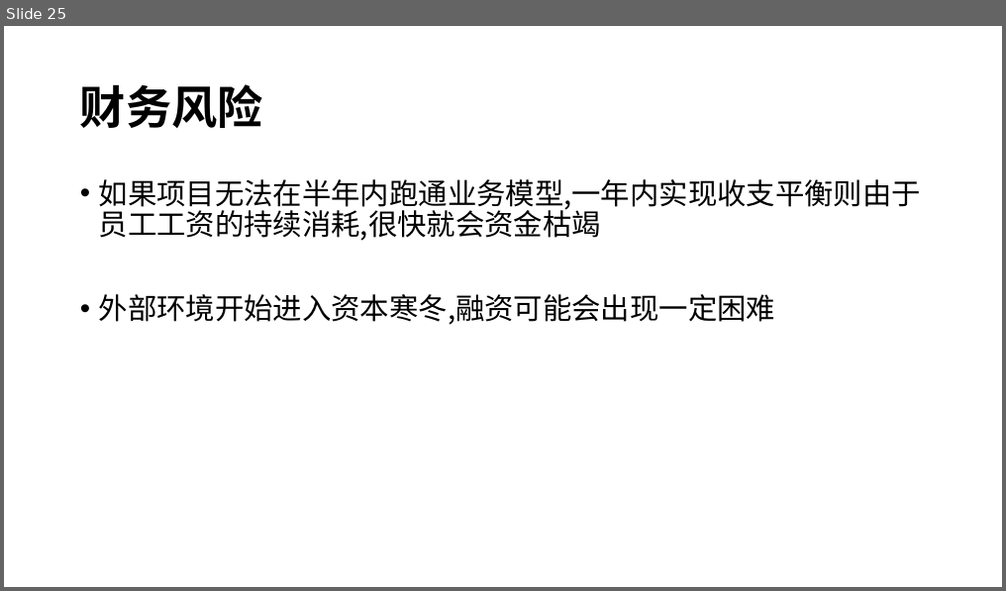
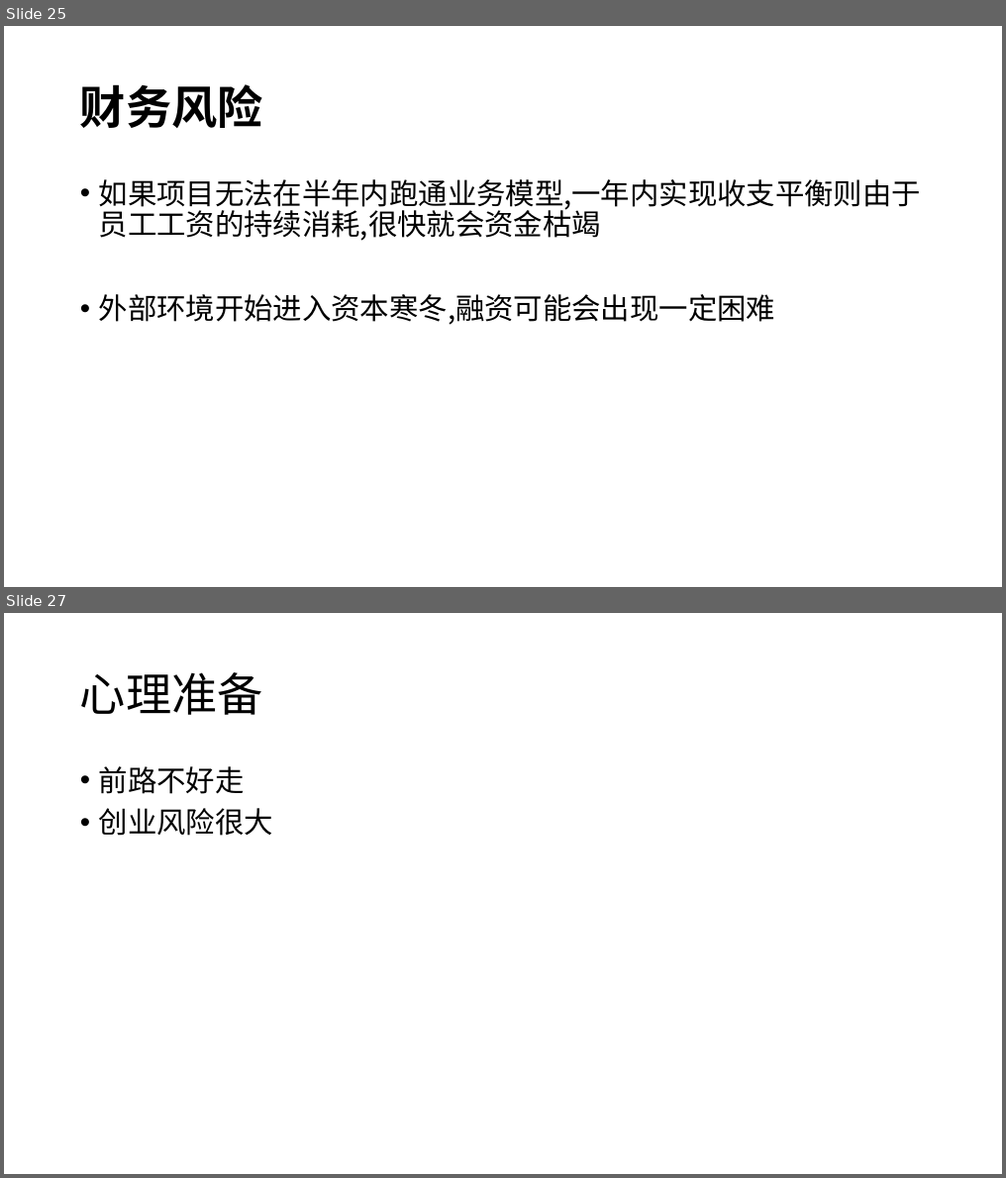
Before and after one commit to awanglilong/awanglilong.github.io, a slide deck: _posts/商业需求.pptx. Shown one above the other, each under a label of ours: slide 25 before the commit, slides 25 and 27 after it; the slides between them are not shown. The pictures are 1006x591 and 1006x1178 pixels, drawn with LibreOffice and Linux fonts; fonts in the diff are those of the drawing. Boxes give left, top, right and bottom in pixels: in the first picture for what was removed or moved away, otherwise in the second. Text is boxed around its words. In the diff, an @@ line names an element or a change of style, - is before the commit and + after.

```diff
--- a/_posts/商业需求.pptx
+++ b/_posts/商业需求.pptx
@@ slide 27 added at (4,613,1002,1174), background #FFFFFF @@
@@ title added at (80,672,263,715), 44 pt, text #000000 @@
+心理准备
@@ text added at (99,766,273,836), 28 pt, text #000000 @@
+• 前路不好走
+• 创业风险很大
```
Also in this commit, not shown: 1 other slide added.
